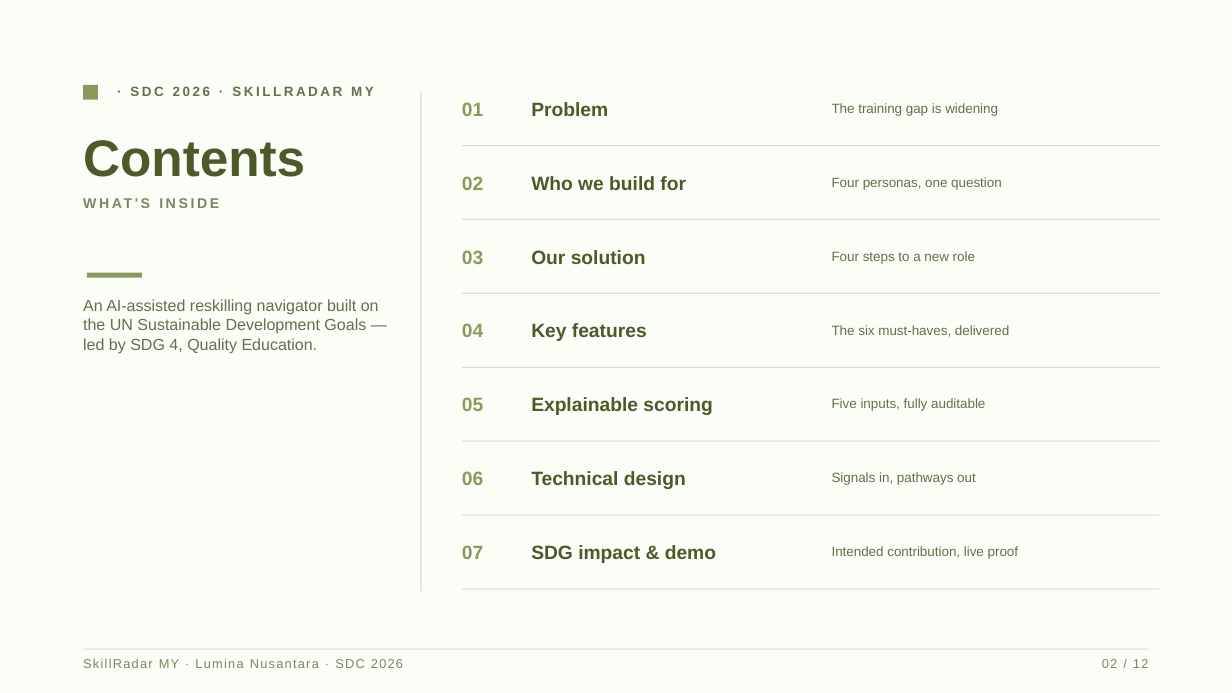
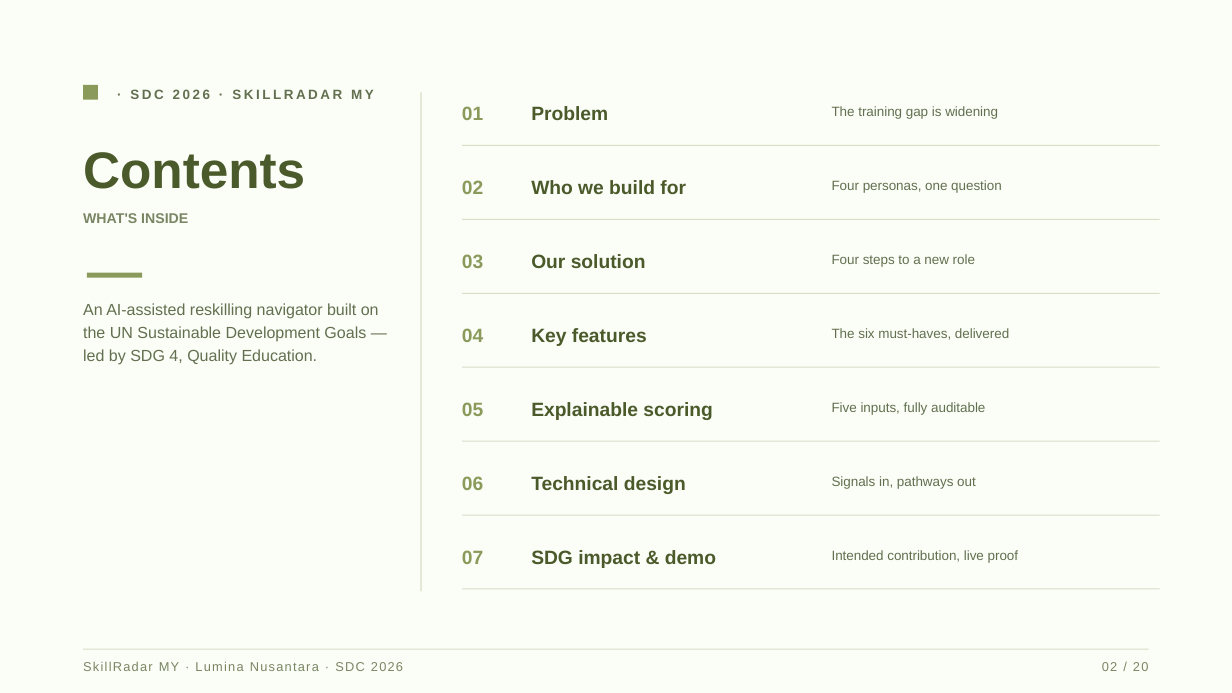
Before and after one commit to douyinlin/sdc2026-lumina-nusantara, a slide deck: slide 2 of submission/SDC2026_LuminaNusantara_SlideDeck.pptx. Drawn at 1232x693 pixels with LibreOffice and Linux fonts; fonts in the diff are those of the drawing. Boxes give left, top, right and bottom in pixels: in the first picture for what was removed or moved away, otherwise in the second. Text is boxed around its words. In the diff, an @@ line names an element or a change of style, - is before the commit and + after.

```diff
--- a/submission/SDC2026_LuminaNusantara_SlideDeck.pptx
+++ b/submission/SDC2026_LuminaNusantara_SlideDeck.pptx
@@ text "Contents" at (x1=83, y1=152, x2=305, y2=223): letter spacing 2 to 0 pt in "WHAT'S INSIDE"; line spacing 1 to 1.2 @@
@@ line spacing 1 to 1.2 in 24 elements at (x1=130, y1=89, x2=374, y2=99), (x1=83, y1=303, x2=379, y2=365), (x1=462, y1=106, x2=483, y2=120), (x1=531, y1=106, x2=608, y2=120), (x1=832, y1=106, x2=998, y2=119), (x1=462, y1=180, x2=483, y2=194), (x1=531, y1=180, x2=686, y2=194), (x1=832, y1=180, x2=1002, y2=193), (x1=462, y1=254, x2=483, y2=268), (x1=531, y1=254, x2=646, y2=268), (x1=832, y1=254, x2=975, y2=267), (x1=462, y1=328, x2=483, y2=342), (x1=531, y1=328, x2=647, y2=346), (x1=832, y1=328, x2=1009, y2=340), (x1=462, y1=402, x2=483, y2=416), (x1=531, y1=402, x2=712, y2=420), (x1=832, y1=402, x2=985, y2=415), (x1=462, y1=476, x2=483, y2=490), (x1=531, y1=476, x2=686, y2=494), (x1=832, y1=476, x2=976, y2=489), (x1=462, y1=550, x2=483, y2=564), (x1=531, y1=550, x2=716, y2=568), (x1=832, y1=550, x2=1018, y2=563), (x1=83, y1=661, x2=403, y2=671) @@
@@ text at (x1=1102, y1=662, x2=1149, y2=671): text changed @@
-02 / 12
+02 / 20
```
Also in this commit, not shown: 11 other slides changed, 8 slides added, 3 other files.
